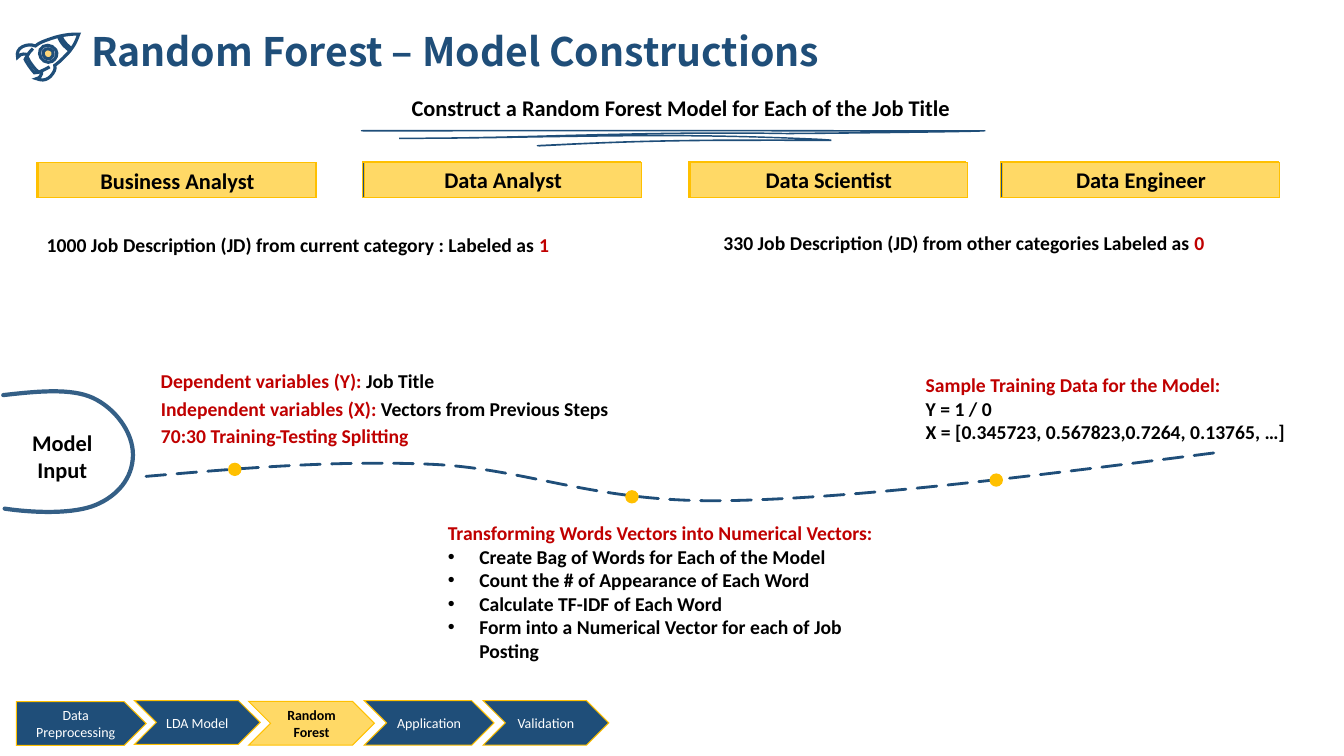
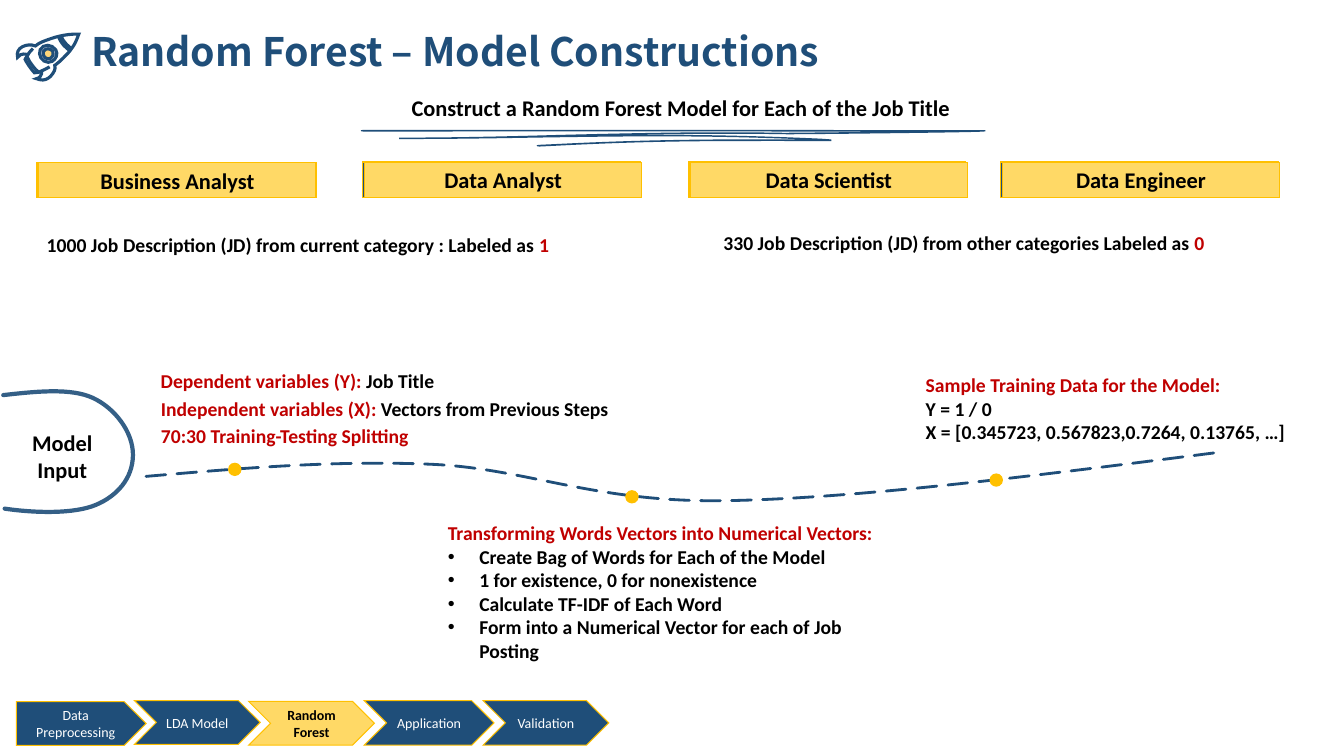
Before and after one commit to nliao917/Accerlate-Your-OFFER, a slide deck: slide 6 of BA Final Project.pptx. Drawn at 1344x756 pixels with LibreOffice and Linux fonts; fonts in the diff are those of the drawing. Boxes give left, top, right and bottom in pixels: in the first picture for what was removed or moved away, otherwise in the second. Text is boxed around its words. In the diff, an @@ line names an element or a change of style, - is before the commit and + after.

Commit message:
fix small issues

```diff
--- a/BA Final Project.pptx
+++ b/BA Final Project.pptx
@@ text at (479, 573, 757, 590): text changed @@
-• Count the # of Appearance of Each Word
+• 1 for existence, 0 for nonexistence
```
